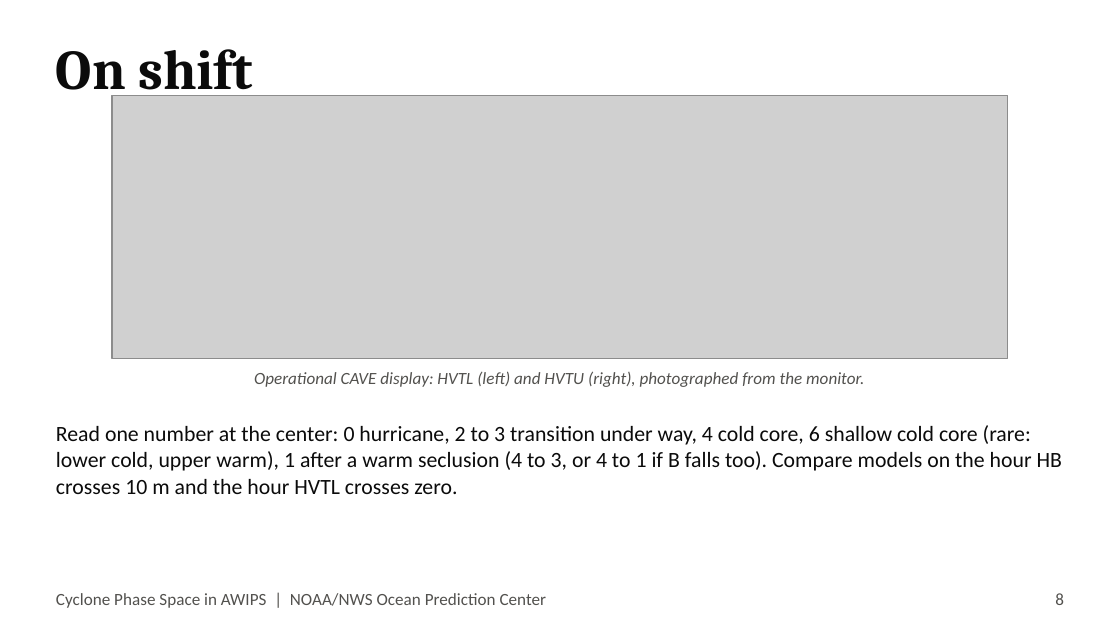
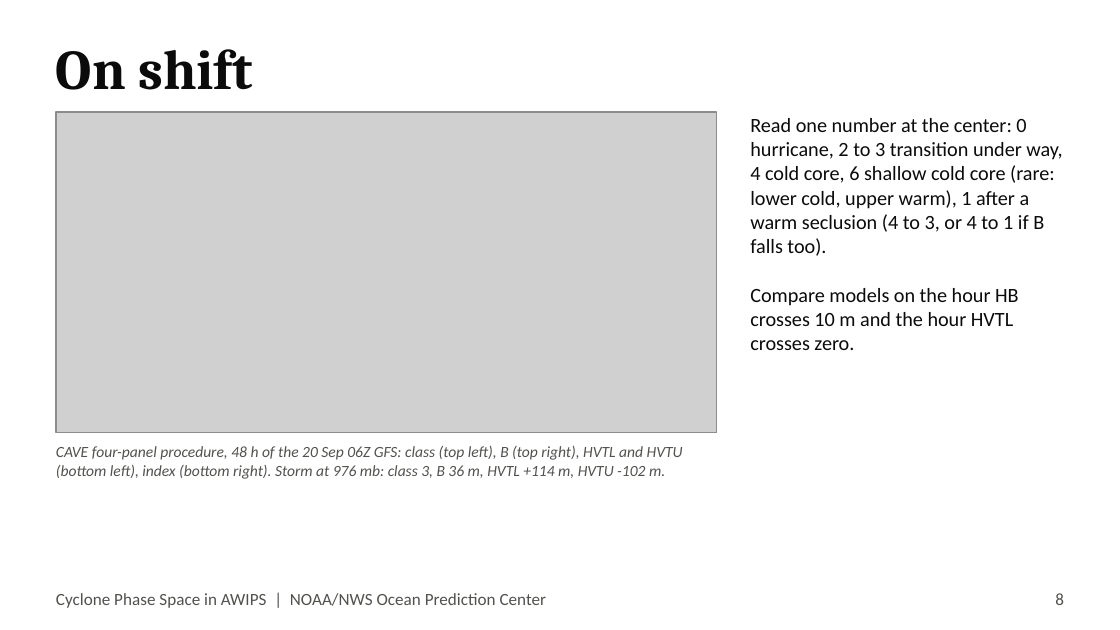
Before and after one commit to jkrek17/awips-tools, a slide deck: slide 8 of D2D/docs/TALK.pptx. Drawn at 1120x630 pixels with LibreOffice and Linux fonts; fonts in the diff are those of the drawing; grey boxes stand for pictures. Boxes give left, top, right and bottom in pixels: in the first picture for what was removed or moved away, otherwise in the second. Text is boxed around its words. In the diff, an @@ line names an element or a change of style, - is before the commit and + after.

```diff
--- a/D2D/docs/TALK.pptx
+++ b/D2D/docs/TALK.pptx
@@ picture: place and size @@
-picture at (112, 95, 1008, 358)
+picture at (56, 112, 717, 432)
@@ text at (750, 118, 1062, 350): text changed; size 14 to 13 pt @@
-Read one number at the center: 0 hurricane, 2 to 3 transition under way, 4 cold core, 6 shallow cold core (rare: lower cold, upper warm), 1 after a warm seclusion (4 to 3, or 4 to 1 if B falls too). Compare models on the hour HB crosses 10 m and the hour HVTL crosses zero.
+Read one number at the center: 0 hurricane, 2 to 3 transition under way, 4 cold core, 6 shallow cold core (rare: lower cold, upper warm), 1 after a warm seclusion (4 to 3, or 4 to 1 if B falls too).
+Compare models on the hour HB crosses 10 m and the hour HVTL crosses zero.
@@ text at (56, 446, 683, 479): text changed; size 11 to 10 pt @@
-Operational CAVE display: HVTL (left) and HVTU (right), photographed from the monitor.
+CAVE four-panel procedure, 48 h of the 20 Sep 06Z GFS: class (top left), B (top right), HVTL and HVTU (bottom left), index (bottom right). Storm at 976 mb: class 3, B 36 m, HVTL +114 m, HVTU -102 m.
```
Also in this commit, not shown: 1 other slide changed, 8 other files.
